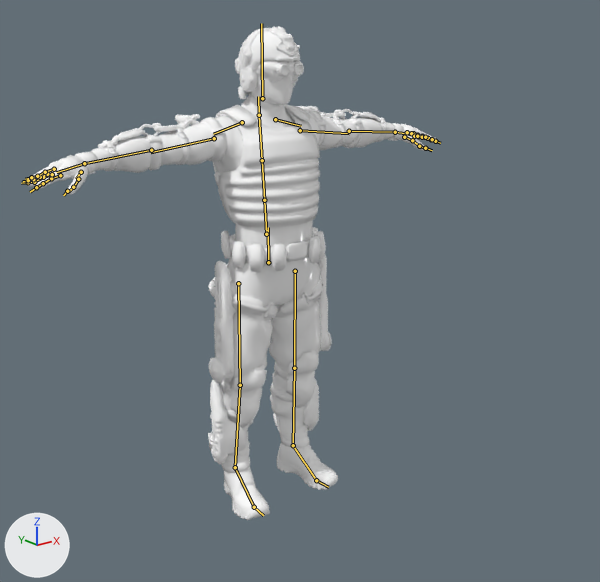
Two versions of the Blender file Assets/3D Art/Character/Swat/blend/Swat raw.blend, one commit apart.
The view is the same before and after, from a 50 mm lens placed at (-1.81, -2.45, 1.78), pointed at (-0.09, -0.31, 0.92). The lights are fixed; the arrows at lower left show +X, +Y and +Z. The first picture is the older version. The bones that change, and the others that lie on the model, are drawn over the model as lines.

Objects in the first picture: 'Ch15'.
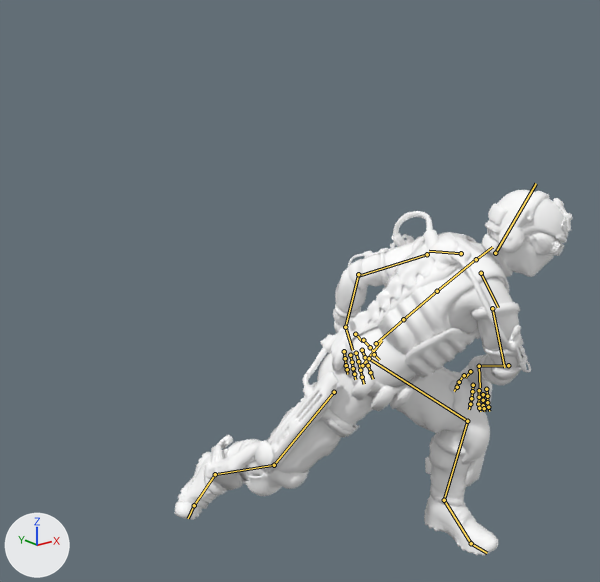
The newer file adds an action. The first version stands in its rest pose; the second is drawn at frame 22 of the action 'Slash'.

Changed parts and their boxes (x1, y1, x2, y2) in the pictures (600 x 582 px):
'Ch15', posed (26% shorter)
    before: (27, 26, 437, 520)
    after: (174, 190, 573, 556)
bone 'mixamorig:Hips', root to tip
    before: (268, 262) to (268, 227)
    after: (362, 365) to (382, 340)
bone 'mixamorig:Spine', root to tip
    before: (266, 234) to (264, 200)
    after: (376, 343) to (403, 319)
bone 'mixamorig:Spine1', root to tip
    before: (264, 200) to (262, 160)
    after: (403, 319) to (437, 291)
bone 'mixamorig:Spine2', root to tip
    before: (262, 160) to (259, 115)
    after: (437, 291) to (475, 259)
bone 'mixamorig:Neck', root to tip
    before: (259, 115) to (258, 96)
    after: (476, 259) to (492, 247)
bone 'mixamorig:Head', root to tip
    before: (262, 98) to (261, 23)
    after: (495, 253) to (536, 183)
bone 'mixamorig:LeftShoulder', root to tip
    before: (275, 119) to (301, 126)
    after: (461, 253) to (429, 251)
bone 'mixamorig:LeftArm', root to tip
    before: (300, 130) to (349, 133)
    after: (427, 254) to (358, 276)
bone 'mixamorig:LeftForeArm', root to tip
    before: (349, 131) to (395, 132)
    after: (358, 274) to (345, 327)
bone 'mixamorig:LeftHand', root to tip
    before: (395, 132) to (412, 134)
    after: (345, 327) to (352, 350)
bone 'mixamorig:RightShoulder', root to tip
    before: (242, 122) to (213, 134)
    after: (481, 273) to (498, 307)
bone 'mixamorig:RightArm', root to tip
    before: (214, 138) to (150, 152)
    after: (492, 308) to (504, 367)
bone 'mixamorig:RightForeArm', root to tip
    before: (151, 150) to (84, 163)
    after: (508, 365) to (479, 366)
bone 'mixamorig:RightHand', root to tip
    before: (84, 163) to (56, 172)
    after: (479, 366) to (480, 387)
bone 'mixamorig:LeftUpLeg', root to tip
    before: (295, 271) to (294, 368)
    after: (369, 358) to (467, 421)
bone 'mixamorig:LeftLeg', root to tip
    before: (294, 368) to (293, 445)
    after: (467, 421) to (444, 500)
bone 'mixamorig:LeftFoot', root to tip
    before: (293, 445) to (316, 480)
    after: (444, 500) to (471, 543)
bone 'mixamorig:LeftToeBase', root to tip
    before: (316, 480) to (328, 487)
    after: (471, 543) to (487, 553)
bone 'mixamorig:RightUpLeg', root to tip
    before: (238, 283) to (240, 385)
    after: (334, 392) to (274, 465)
bone 'mixamorig:RightLeg', root to tip
    before: (240, 385) to (235, 467)
    after: (274, 465) to (215, 474)
bone 'mixamorig:RightFoot', root to tip
    before: (235, 467) to (254, 507)
    after: (215, 474) to (194, 505)
bone 'mixamorig:RightToeBase', root to tip
    before: (254, 507) to (263, 515)
    after: (194, 505) to (188, 518)

The edits, one by one:
Bone 'mixamorig:Hips' (bone_mixamorig_hips) moves from (0.0, 0.0, 0.0) to (2.9, -26.7, 49.8).
Bone 'mixamorig:Hips' (bone_mixamorig_hips) turns from (0, 0, 0) to (37, 21, 7) degrees about its own x, y and z.
Bone 'mixamorig:Spine' (bone_mixamorig_spine) turns from (0, 0, 0) to (14, 25, -14) degrees about its own x, y and z.
Bone 'mixamorig:Spine1' (bone_mixamorig_spine1) turns from (0, 0, 0) to (4, 7, -4) degrees about its own x, y and z.
Bone 'mixamorig:Spine2' (bone_mixamorig_spine2) turns from (0, 0, 0) to (4, 7, -5) degrees about its own x, y and z.
Bone 'mixamorig:Neck' (bone_mixamorig_neck) turns from (0, 0, 0) to (-9, -11, 12) degrees about its own x, y and z.
Bone 'mixamorig:Head' (bone_mixamorig_head) turns from (0, 0, 0) to (-26, -33, 5) degrees about its own x, y and z.
Bone 'mixamorig:LeftShoulder' (bone_mixamorig_leftshoulder) turns from (0, 0, 0) to (21, 1, -9) degrees about its own x, y and z.
Bone 'mixamorig:LeftArm' (bone_mixamorig_leftarm) turns from (0, 0, 0) to (42, 10, -5) degrees about its own x, y and z.
Bone 'mixamorig:LeftForeArm' (bone_mixamorig_leftforearm) turns from (0, 0, 0) to (4, -11, 57) degrees about its own x, y and z.
Bone 'mixamorig:LeftHand' (bone_mixamorig_lefthand) turns from (0, 0, 0) to (16, 0, 22) degrees about its own x, y and z.
Bone 'mixamorig:RightShoulder' (bone_mixamorig_rightshoulder) turns from (0, 0, 0) to (2, -11, -35) degrees about its own x, y and z.
Bone 'mixamorig:RightArm' (bone_mixamorig_rightarm) turns from (0, 0, 0) to (25, 53, -39) degrees about its own x, y and z.
Bone 'mixamorig:RightForeArm' (bone_mixamorig_rightforearm) turns from (0, 0, 0) to (61, -27, -65) degrees about its own x, y and z.
Bone 'mixamorig:RightHand' (bone_mixamorig_righthand) turns from (0, 0, 0) to (9, -7, 57) degrees about its own x, y and z.
Bone 'mixamorig:LeftUpLeg' (bone_mixamorig_leftupleg) turns from (0, 0, 0) to (102, 1, -4) degrees about its own x, y and z.
Bone 'mixamorig:LeftLeg' (bone_mixamorig_leftleg) turns from (0, 0, 0) to (-79, 10, -30) degrees about its own x, y and z.
Bone 'mixamorig:LeftFoot' (bone_mixamorig_leftfoot) turns from (0, 0, 0) to (9, 5, 2) degrees about its own x, y and z.
Bone 'mixamorig:LeftToeBase' (bone_mixamorig_lefttoebase) turns from (0, 0, 0) to (-1, -7, 6) degrees about its own x, y and z.
Bone 'mixamorig:RightUpLeg' (bone_mixamorig_rightupleg) turns from (0, 0, 0) to (0, 31, -7) degrees about its own x, y and z.
Bone 'mixamorig:RightLeg' (bone_mixamorig_rightleg) turns from (0, 0, 0) to (-27, 9, -3) degrees about its own x, y and z.
Bone 'mixamorig:RightFoot' (bone_mixamorig_rightfoot) turns from (0, 0, 0) to (-19, 2, 3) degrees about its own x, y and z.
Bone 'mixamorig:RightToeBase' (bone_mixamorig_righttoebase) turns from (0, 0, 0) to (53, 44, 8) degrees about its own x, y and z.
